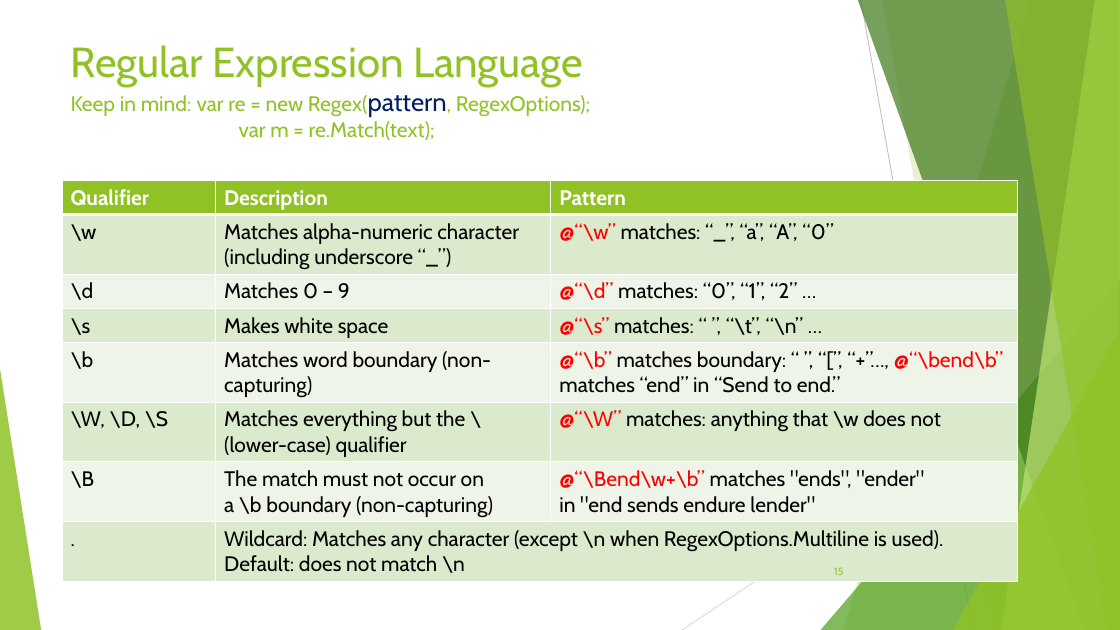
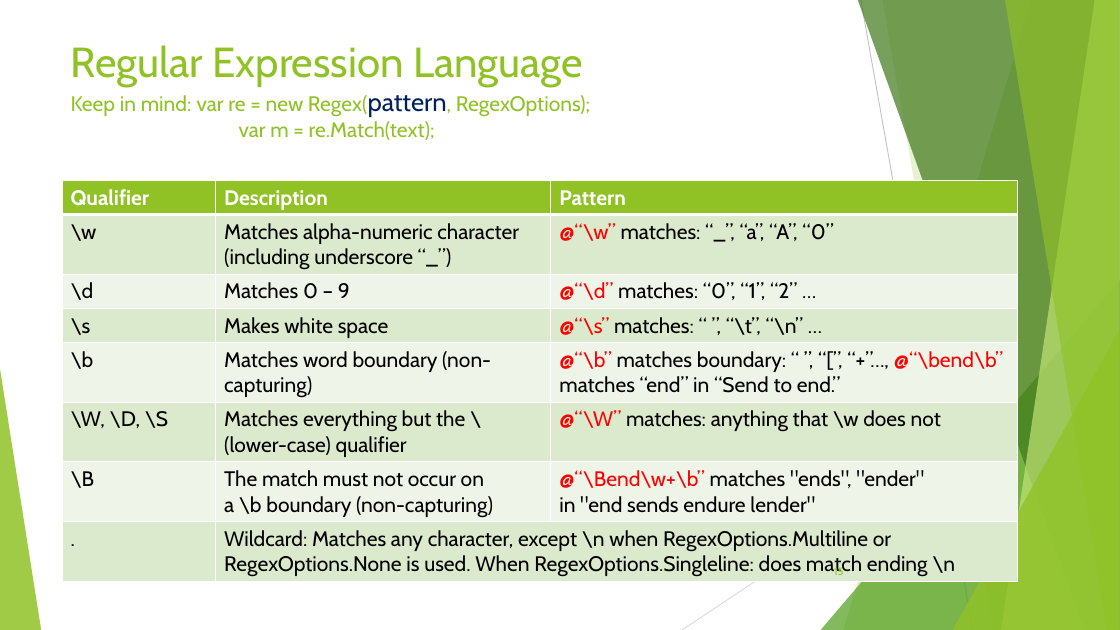
Before and after one commit to avifarah/RegularExpressionsTalk, a slide deck: slide 15 of Regular expression.pptx. Drawn at 1120x630 pixels with LibreOffice and Linux fonts; fonts in the diff are those of the drawing. Boxes give left, top, right and bottom in pixels: in the first picture for what was removed or moved away, otherwise in the second. Text is boxed around its words. In the diff, an @@ line names an element or a change of style, - is before the commit and + after.

```diff
--- a/Regular expression.pptx
+++ b/Regular expression.pptx
@@ table at (x1=62, y1=181, x2=1017, y2=581) @@
-row 8, column 2: Wildcard: Matches any character (except \n when RegexOptions.Multiline is used). Default: does not match \n
+row 8, column 2: Wildcard: Matches any character, except \n when RegexOptions.Multiline or RegexOptions.None is used. When RegexOptions.Singleline: does match ending \n
```
Also in this commit, not shown: 3 other slides changed, 3 other files.
